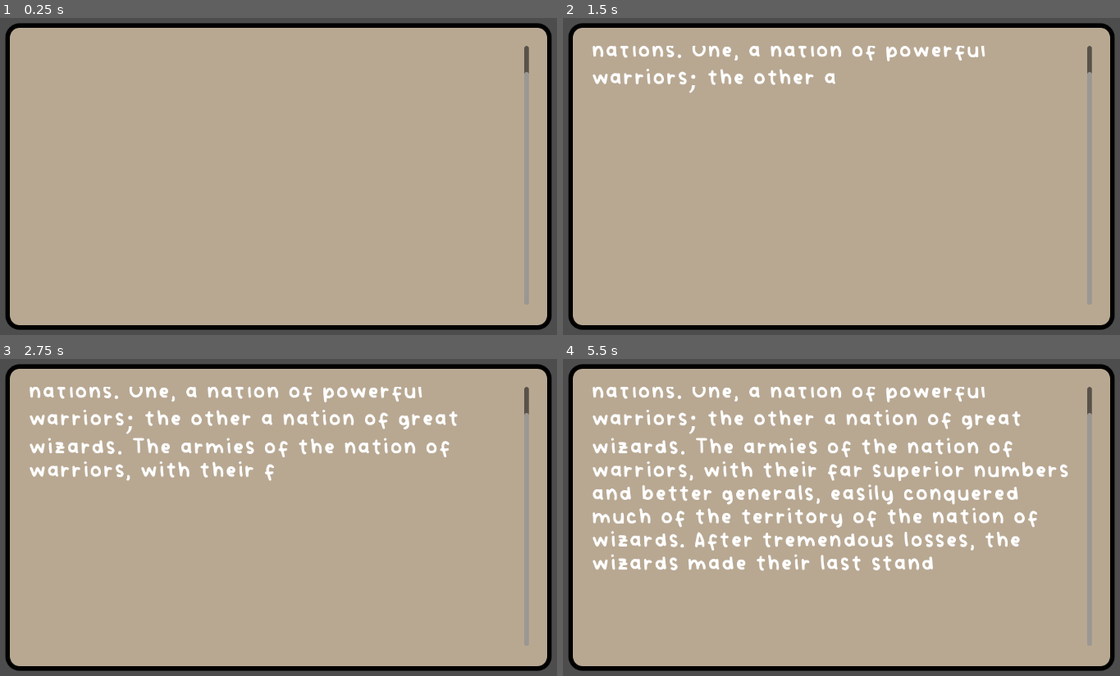
Above: before the commit, frames 1-4 (two rows, left to right).
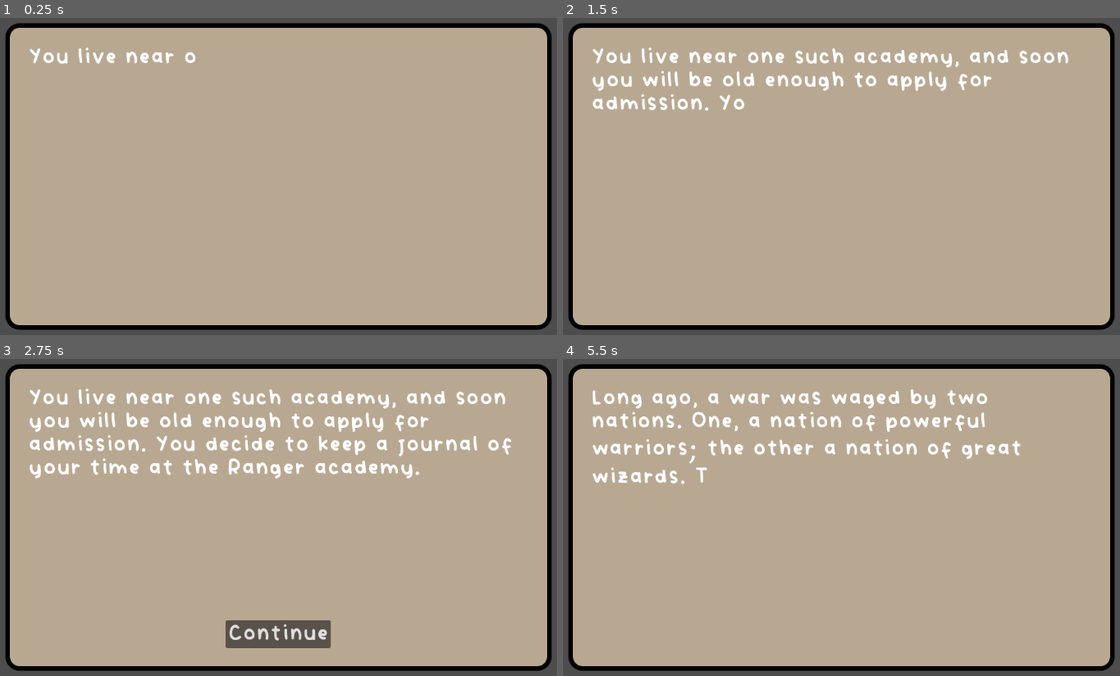
Above: after the commit, the same moments.

Repository: starlightlacuna/godot-wild-jam-75
Game: Godot game, scene res://journal.tscn
The game is run twice, just before and just after one commit, with the same random seed, the same clock (stepped at 60 frames per second) and the same inputs. The engine's default icon, where the game draws it, is replaced by a stand-in: a white triangle on a blue panel in a dark square.
Inputs (mouse positions are in pixels of both pictures, inside the frame that each line leads up to):
- Up to frame 1 (0.25 s): no input
- Up to frame 2 (1.5 s): no input
- Up to frame 3 (2.75 s): no input
- Up to frame 4 (5.5 s): click (841, 634) at 2.75 s, where only the run after the commit has a clickable "Continue"; click (741, 400) at 3.5 s, where only the run after the commit has a clickable "Prologue"

The runs differ from the first frame. In frame 1, 1.1% of the frame differs, in the area x 5-95%, y 8-91%; in frame 2, 4.7%; in frame 3, 9.7%; in frame 4, 12%.

Commit message:
Add intersequence mode

Diff:
--- a/Data/Prologue/prologue1.tres
+++ b/Data/Prologue/prologue1.tres
@@ -6,6 +6,7 @@
 
 [resource]
 script = ExtResource("2_bnh5c")
-text = "Long ago, a war was waged by two nations. One, a nat …(265 unchanged characters)… r last stand in their capital's citadel. With the warriors streaming through and sacking their city, the wizards completed their final spell."
+text = "Long ago, a war was waged by two nations. One, a nat …(265 unchanged characters)… r last stand in their capital's citadel."
 choices = Array[ExtResource("1_04g8p")]([])
 next_entry = ExtResource("2_7wbr8")
+sequence_tag = "prologue"
--- a/Data/Prologue/prologue2.tres
+++ b/Data/Prologue/prologue2.tres
@@ -6,6 +6,7 @@
 
 [resource]
 script = ExtResource("2_awdim")
-text = "The earth shook violently and the citade …(234 unchanged characters)…
+text = "With the warriors streaming through and sacking their city, the wizards completed their final spell. The earth shook violently and the citade …(234 unchanged characters)…
 choices = Array[ExtResource("1_6etxr")]([])
 next_entry = ExtResource("2_q0nm1")
+sequence_tag = "prologue"
--- a/Data/Prologue/prologue3.tres
+++ b/Data/Prologue/prologue3.tres
@@ -9,3 +9,4 @@
 text = "Though they only sought to bleed the nation of warriors, in their desperation the wizards made a mistake. Follo …(235 unchanged characters)…
 choices = Array[ExtResource("1_tupdo")]([])
 next_entry = ExtResource("2_250ni")
+sequence_tag = "prologue"
--- a/Data/Prologue/prologue4.tres
+++ b/Data/Prologue/prologue4.tres
@@ -9,3 +9,4 @@
 text = "Today, monsters are a normal part of life, and Ranger companies dedicated to finding and destroying lairs are ubiquitous. To ensure that their ranks are filled with the best monster slayers, many Ranger companies established academies that train young candidates."
 choices = Array[ExtResource("1_mi3bb")]([])
 next_entry = ExtResource("2_x6o82")
+sequence_tag = "prologue"
--- a/Data/Prologue/prologue5.tres
+++ b/Data/Prologue/prologue5.tres
@@ -7,3 +7,4 @@
 script = ExtResource("2_6vg0x")
 text = "You live near one such academy, and soon you will be old enough to apply for admission. You decide to keep a journal of your time at the Ranger academy."
 choices = Array[ExtResource("1_2knwd")]([])
+sequence_tag = "prologue"
--- a/Data/journal_entry_data.gd
+++ b/Data/journal_entry_data.gd
@@ -10,15 +10,4 @@
 ## The next entry in the chain. Only used when the entry has the "Continue" choice.
 @export var next_entry: JournalEntryData
 
-#
-#class_name JournalEntryData
-#extends Resource
-#
-#const TEXT: String = "text"
-#const CHOICES: String = "choices"
-#
-#var content: Dictionary = {}
-#
-### Must be overridden!
-#func get_next_content_node() -> void:
-	#printerr("DATA NOT OVERRIDEN")
+@export var sequence_tag: String
--- a/journal.gd
+++ b/journal.gd
@@ -1,10 +1,15 @@
 class_name Journal
 extends CenterContainer
+
+enum Mode { JOURNAL_ENTRY, INTERSEQUENCE }
 
 @export var journal_entry_override: JournalEntryData
 
 @onready var choice_container: HFlowContainer = %ChoiceContainer
 @onready var entry_label: JournalLabel = %EntryLabel
+@onready var journal_entry_container: VBoxContainer = $JournalEntryContainer
+@onready var intersequence_container: HBoxContainer = $IntersequenceContainer
+@onready var sequence_button_container: VBoxContainer = %SequenceButtonContainer
 
 const choice_button_scene: PackedScene = preload("res://UI/choice_button.tscn")
 const continue_button_data: ChoiceData = preload("res://Data/continue.tres")
@@ -13,12 +18,15 @@
 var current_entry: JournalEntryData
 
 func _ready() -> void:
+	for child in sequence_button_container.get_children():
+		var sequence_button: SequenceButton = child
+		sequence_button.pressed.connect(_on_sequence_button_pressed.bind(sequence_button.sequence_tag))
 	clear_choices()
-	#if journal_entry_override:
-		#JournalManager.current_journal_entry = journal_entry_override
-
-	current_entry = JournalManager.get_next_sequence_start()
-	_start_current_sequence()
+	if journal_entry_override:
+		current_entry = journal_entry_override
+	else:
+		current_entry = JournalManager.get_next_sequence_start()
+	_start_current_entry()
 
 func _on_entry_label_donezo() -> void:
 	if choice_made:
@@ -48,14 +56,34 @@
 	clear_choices()
 	if current_entry.next_entry:
 		current_entry = current_entry.next_entry
-		_start_current_sequence()
-
+		_start_current_entry()
 	else:
 		# TODO: Move to the next sequence.
 		print("SEQUENCE COMPLETE. MOVING TO INTERSEQUENCE MODE.")
-		pass
+		JournalManager.sequences[current_entry.sequence_tag].complete = true
+		_change_mode(Mode.INTERSEQUENCE)
 
-func _start_current_sequence() -> void:
+func _on_sequence_button_pressed(sequence_tag: String) -> void:
+	current_entry = JournalManager.get_sequence_start(sequence_tag)
+	_start_current_entry()
+
+func _change_mode(mode: Mode) -> void:
+	match mode:
+		Mode.JOURNAL_ENTRY:
+			journal_entry_container.show()
+			intersequence_container.hide()
+		Mode.INTERSEQUENCE:
+			journal_entry_container.hide()
+			intersequence_container.show()
+			for child in sequence_button_container.get_children():
+				var sequence_button: SequenceButton = child
+				if JournalManager.is_sequence_complete(sequence_button.sequence_tag):
+					sequence_button.show()
+				else:
+					sequence_button.hide()
+
+func _start_current_entry() -> void:
+	_change_mode(Mode.JOURNAL_ENTRY)
 	entry_label.initialize(current_entry.text)
 	entry_label.start_text_advance()
 
--- a/journal.tscn
+++ b/journal.tscn
@@ -1,9 +1,12 @@
-[gd_scene load_steps=7 format=3 uid="uid://cncf0vy3hh8k1"]
+[gd_scene load_steps=10 format=3 uid="uid://cncf0vy3hh8k1"]
 
 [ext_resource type="Script" path="res://journal.gd" id="1_i0mx5"]
 [ext_resource type="FontFile" uid="uid://l3y6ih5w8yke" path="res://Assets/Fonts/vividly/Vividly-Regular.otf" id="1_saxwu"]
+[ext_resource type="Resource" uid="uid://g0i66ygu6tu7" path="res://Data/Prologue/prologue5.tres" id="3_5bigx"]
 [ext_resource type="Script" path="res://journal_label.gd" id="3_tdy8e"]
 [ext_resource type="PackedScene" uid="uid://df452r7swku13" path="res://UI/choice_button.tscn" id="4_euoka"]
+[ext_resource type="Texture2D" uid="uid://b500siv7pq5d5" path="res://icon.svg" id="5_q54pe"]
+[ext_resource type="Script" path="res://sequence_button.gd" id="5_s77bq"]
 
 [sub_resource type="Theme" id="Theme_5ffud"]
 Button/font_sizes/font_size = 56
@@ -31,6 +34,7 @@
 grow_vertical = 2
 theme = SubResource("Theme_5ffud")
 script = ExtResource("1_i0mx5")
+journal_entry_override = ExtResource("3_5bigx")
 
 [node name="Panel" type="Panel" parent="."]
 custom_minimum_size = Vector2(960, 540)
@@ -38,6 +42,7 @@
 theme_override_styles/panel = SubResource("StyleBoxFlat_3hfd7")
 
 [node name="JournalEntryContainer" type="VBoxContainer" parent="."]
+visible = false
 custom_minimum_size = Vector2(880, 460)
 layout_mode = 2
 
@@ -59,9 +64,63 @@
 [node name="ChoiceContainer" type="HFlowContainer" parent="JournalEntryContainer"]
 unique_name_in_owner = true
 layout_mode = 2
+alignment = 1
 
 [node name="ChoiceButton" parent="JournalEntryContainer/ChoiceContainer" instance=ExtResource("4_euoka")]
 layout_mode = 2
 
+[node name="IntersequenceContainer" type="HBoxContainer" parent="."]
+custom_minimum_size = Vector2(880, 460)
+layout_mode = 2
+
+[node name="SequenceButtonContainer" type="VBoxContainer" parent="IntersequenceContainer"]
+unique_name_in_owner = true
+layout_mode = 2
+size_flags_horizontal = 3
+size_flags_stretch_ratio = 3.0
+
+[node name="PrologueButton" type="Button" parent="IntersequenceContainer/SequenceButtonContainer"]
+layout_mode = 2
+text = "Prologue"
+script = ExtResource("5_s77bq")
+sequence_tag = "prologue"
+
+[node name="Day1Button" type="Button" parent="IntersequenceContainer/SequenceButtonContainer"]
+layout_mode = 2
+text = "Day 1"
+script = ExtResource("5_s77bq")
+sequence_tag = "day1"
+
+[node name="Day2Button" type="Button" parent="IntersequenceContainer/SequenceButtonContainer"]
+layout_mode = 2
+text = "Day 2"
+script = ExtResource("5_s77bq")
+sequence_tag = "day2"
+
+[node name="Day3Button" type="Button" parent="IntersequenceContainer/SequenceButtonContainer"]
+layout_mode = 2
+text = "Day 3"
+script = ExtResource("5_s77bq")
+sequence_tag = "day3"
+
+[node name="StatsContainer" type="VBoxContainer" parent="IntersequenceContainer"]
+layout_mode = 2
+size_flags_horizontal = 3
+size_flags_stretch_ratio = 2.0
+
+[node name="TextureRect" type="TextureRect" parent="IntersequenceContainer/StatsContainer"]
+layout_mode = 2
+texture = ExtResource("5_q54pe")
+stretch_mode = 5
+
+[node name="ProgressBar" type="ProgressBar" parent="IntersequenceContainer/StatsContainer"]
+layout_mode = 2
+
+[node name="ProgressBar2" type="ProgressBar" parent="IntersequenceContainer/StatsContainer"]
+layout_mode = 2
+
+[node name="ProgressBar3" type="ProgressBar" parent="IntersequenceContainer/StatsContainer"]
+layout_mode = 2
+
 [connection signal="donezo" from="JournalEntryContainer/EntryLabel" to="." method="_on_entry_label_donezo"]
 [connection signal="timeout" from="JournalEntryContainer/EntryLabel/TextAdvanceTimer" to="JournalEntryContainer/EntryLabel" method="_on_text_advance_timer_timeout"]
--- a/journal_manager.gd
+++ b/journal_manager.gd
@@ -47,16 +47,23 @@
 	"day1_excited": false
 }
 
-var entry_sequence_starts: Array[JournalEntryData] = [
-	preload("res://Data/Prologue/prologue1.tres")
-]
-
-var current_sequence_index: int = -1
+var sequences: Dictionary = {
+	"prologue": {
+		"start": preload("res://Data/Prologue/prologue1.tres"),
+		"complete": false,
+		"choice_history": []
+	}
+}
 
 func _ready() -> void:
 	#print(content.day1.START.TEXT)
 	pass
 
-func get_next_sequence_start() -> JournalEntryData:
-	current_sequence_index += 1
-	return entry_sequence_starts[current_sequence_index]
+func get_sequence_start(key: String) -> JournalEntryData:
+	return sequences[key].start
+
+func is_sequence_complete(key: String) -> bool:
+	if not sequences.has(key):
+		printerr("Sequences dictionary doesn't have key: " + key)
+		return false
+	return sequences[key].complete
--- /dev/null
+++ b/sequence_button.gd
@@ -0,0 +1,7 @@
+class_name SequenceButton
+extends Button
+
+@export var sequence_tag: String
+
+func _ready() -> void:
+	assert(sequence_tag, "Sequence Tag not set!")
Binary file added: Docs/Intersequence Mode Mockup.aseprite
